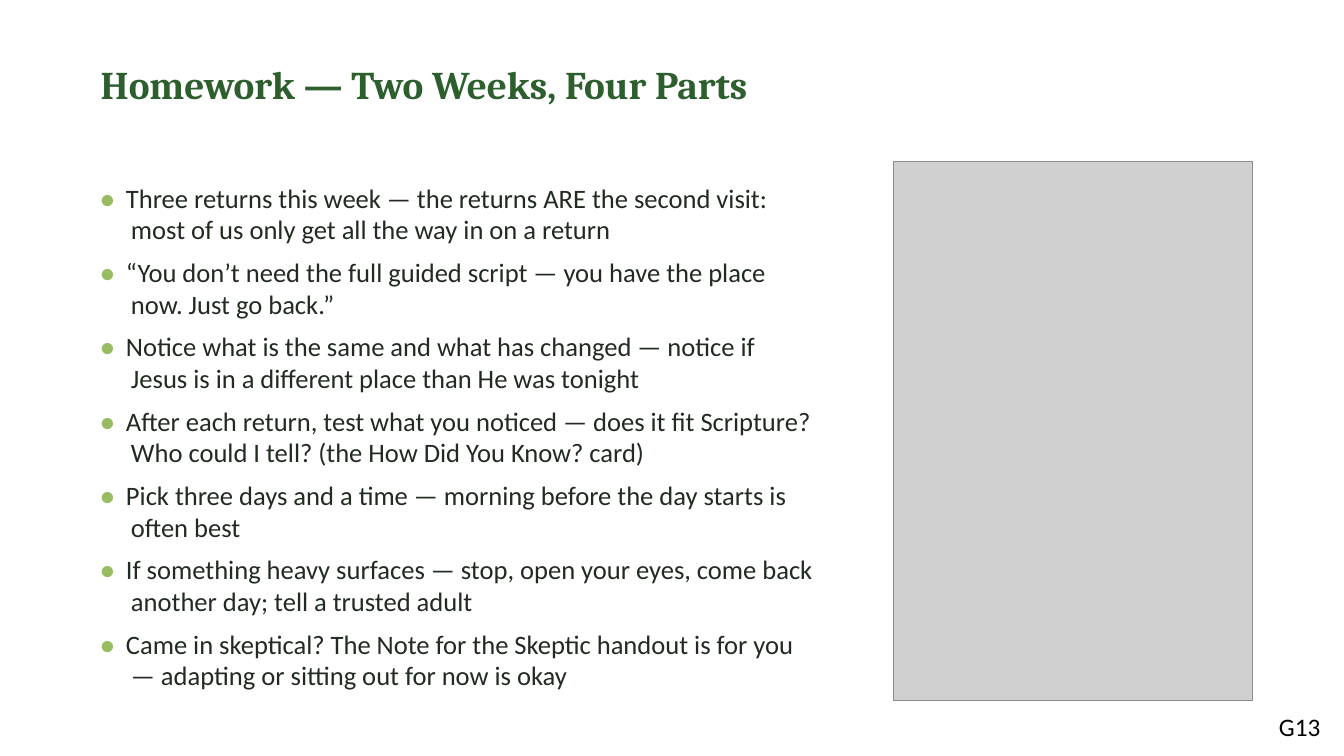
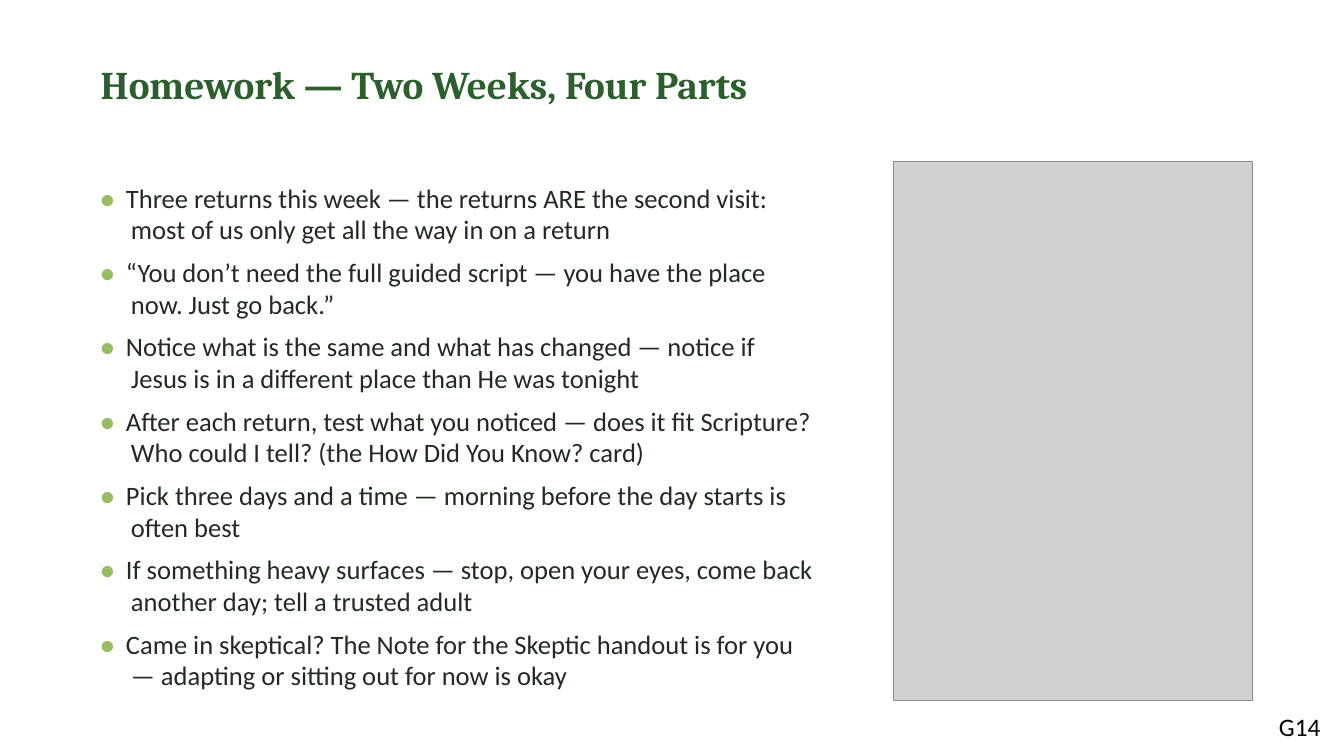
Before and after one commit to jgtittle-ministries/fellowship-of-the-heart-pilot-at-cca-dev, a slide deck: slide 14 of _implementation-notes/evening-series/FotH Evening Session 9-10 Combined Slides DRAFT v1.pptx (slide 13 before the commit). Drawn at 1344x756 pixels with LibreOffice and Linux fonts; fonts in the diff are those of the drawing; grey boxes stand for pictures. Boxes give left, top, right and bottom in pixels: in the first picture for what was removed or moved away, otherwise in the second. Text is boxed around its words. In the diff, an @@ line names an element or a change of style, - is before the commit and + after.

```diff
--- a/_implementation-notes/evening-series/FotH Evening Session 9-10 Combined Slides DRAFT v1.pptx
+++ b/_implementation-notes/evening-series/FotH Evening Session 9-10 Combined Slides DRAFT v1.pptx
@@ text at [1279, 719, 1320, 736]: text changed @@
-G13
+G14
```
Also in this commit, not shown: 8 other slides changed, 1 slide added, 7 other files.
